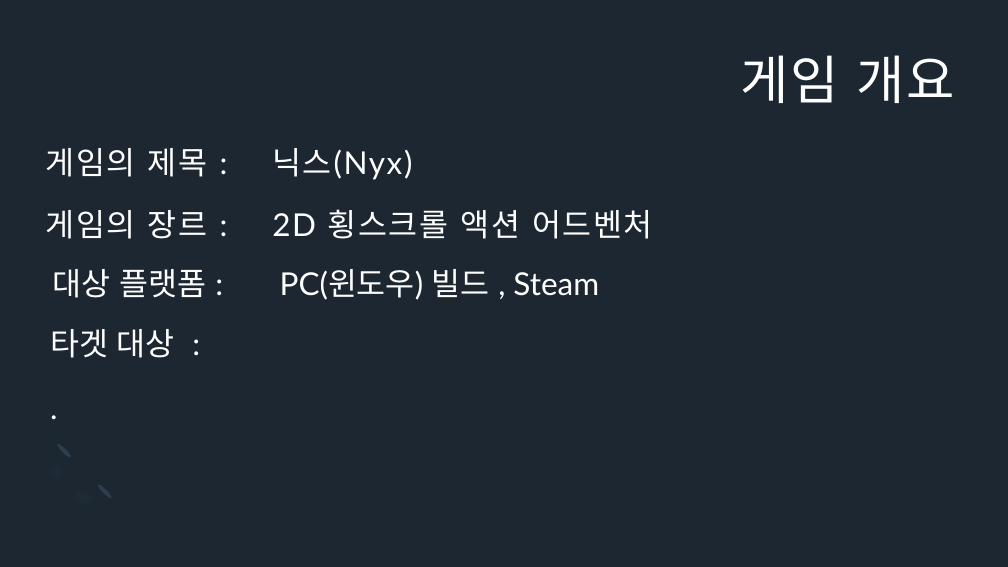
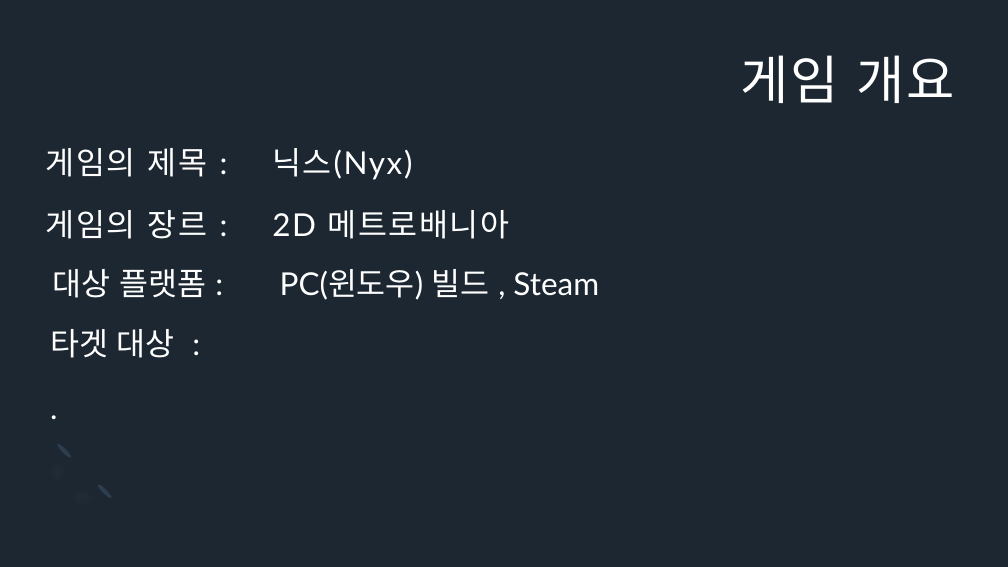
Before and after one commit to Icloy/2D_Roguelike, a slide deck: slide 3 of 기획서.pptx. Drawn at 1008x567 pixels with LibreOffice and Linux fonts; fonts in the diff are those of the drawing. Boxes give left, top, right and bottom in pixels: in the first picture for what was removed or moved away, otherwise in the second. Text is boxed around its words. In the diff, an @@ line names an element or a change of style, - is before the commit and + after.

```diff
--- a/기획서.pptx
+++ b/기획서.pptx
@@ title at <box>45,210,510,239</box>: text changed @@
-게임의 장르 : 2D 횡스크롤 액션 어드벤처
+게임의 장르 : 2D 메트로배니아
```
Also in this commit, not shown: 9 other slides changed, 3 slides added.
